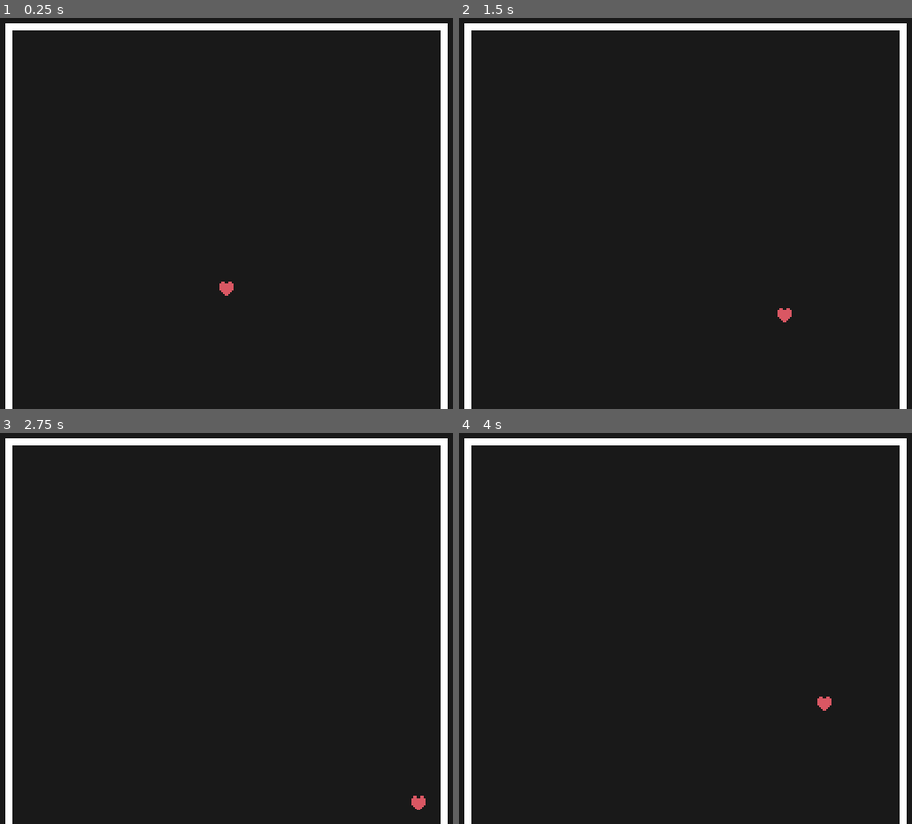
Above: before the commit, frames 1-4 (two rows, left to right).
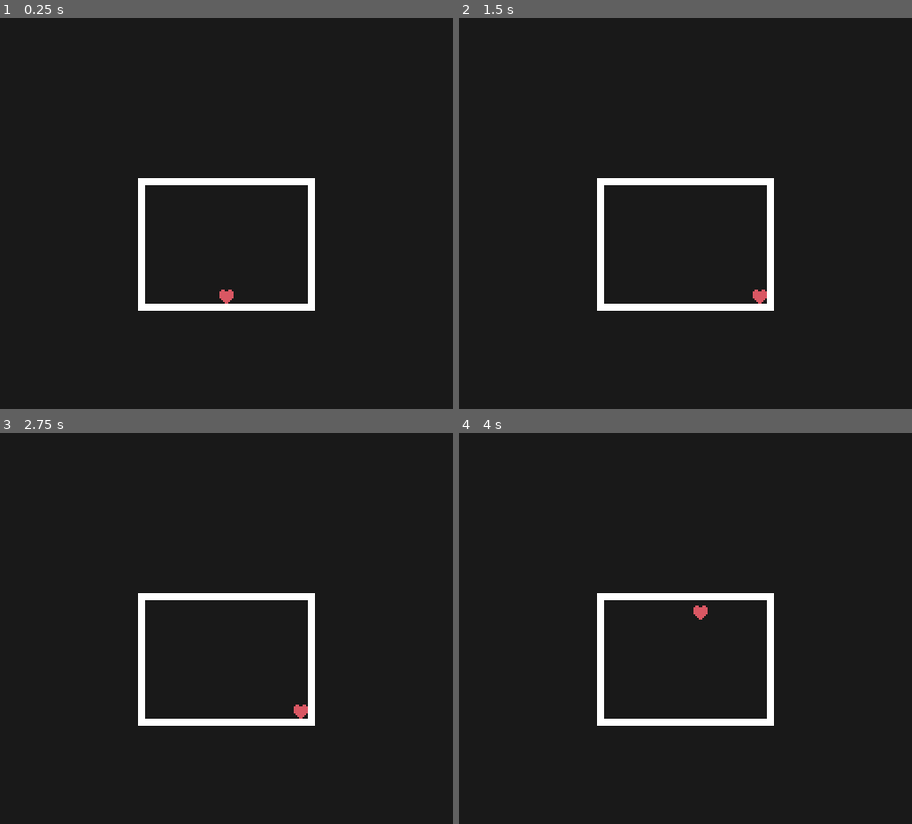
Above: after the commit, the same moments.

Repository: Kukalooka/Godotale
Game: Godot game, scene res://Scenes/fightSystem.tscn
The game is run twice, just before and just after one commit, with the same random seed, the same clock (stepped at 60 frames per second) and the same inputs.
Inputs:
- Up to frame 1 (0.25 s): no input
- Up to frame 2 (1.5 s): tap Enter at 0.5 s; hold Right (ui_right) 0.53-1.28 s; hold Down (ui_down) from 1.28 s (still down)
- Up to frame 3 (2.75 s): release Down (ui_down) at 2.03 s; hold Right (ui_right) from 2.03 s (still down)
- Up to frame 4 (4 s): release Right (ui_right) at 2.78 s; hold Up (ui_up) 2.78-3.53 s; hold Left (ui_left) from 3.53 s (still down)

The runs differ from the first frame. In frame 1, 7.3% of the frame differs, in the area x 1-99%, y 1-100%; in frame 2, 7.3%; in frame 3, 7.3%; in frame 4, 7.3%.

Commit message:
Made it so the box repositions itself based on it's size to a somewhat logical position using quadratic function

Diff:
--- a/Scenes/fightSystem.tscn
+++ b/Scenes/fightSystem.tscn
@@ -21,11 +21,10 @@
 size = Vector2(8, 128)
 
 [node name="Node2D" type="Node2D"]
-position = Vector2(248, 256)
 script = ExtResource("1_8pywo")
 
 [node name="PlayerSoul" type="CharacterBody2D" parent="."]
-position = Vector2(72, 88)
+position = Vector2(320, 360)
 script = ExtResource("2_x7v4w")
 
 [node name="CollisionShape2D" type="CollisionShape2D" parent="PlayerSoul"]
@@ -37,9 +36,11 @@
 scale = Vector2(2, 2)
 texture = ExtResource("3_1ck7a")
 
-[node name="Box" type="StaticBody2D" parent="."]
-position = Vector2(72, 88)
+[node name="Box" type="StaticBody2D" parent="." node_paths=PackedStringArray("player")]
+position = Vector2(320, 360)
 script = ExtResource("4_nnkry")
+defaultPosOffset = 65
+player = NodePath("../PlayerSoul")
 
 [node name="Box_Top" type="CollisionShape2D" parent="Box"]
 position = Vector2(0, -60)
--- a/Scripts/Flow/master.gd
+++ b/Scripts/Flow/master.gd
@@ -3,5 +3,5 @@
 @onready var box : BattleBox = $Box
 
 func _ready():
-	box.resize(500, 600)
+	box.resize(200, 150)
 	pass # Replace with function body.
--- a/Scripts/Functionality/boxFunc.gd
+++ b/Scripts/Functionality/boxFunc.gd
@@ -2,7 +2,12 @@
 
 class_name BattleBox
 
+@export var defaultPosOffset: int
+@export var player: CharacterBody2D
+
 func resize(x, y):
+	var viewportHeight = get_viewport().size.y
+
 	$Box_Top.shape.set_size(Vector2(x, 8))
 	$Box_Bottom.shape.set_size(Vector2(x, 8))
 	$Box_Left.shape.set_size(Vector2(8, y))
@@ -17,6 +22,23 @@
 			($Box_Top.shape.get_size().x / 2 ) + 4, $Box_Left.position.y)
 	$Box_Right.position = Vector2($Box_Top.position.x +
 			($Box_Top.shape.get_size().x / 2 ) - 4, $Box_Right.position.y)
+
+	var sizePercent = float(y)/ float(viewportHeight)
+
+	print(sizePercent)
+
+	var esc = pow((1 - sizePercent), 0.5)
+
+	print(esc)
+
+	if esc > 1:
+		esc = 1
+	elif esc < 0:
+		esc = 0
+
+	self.position = Vector2(self.position.x, viewportHeight / 2 + defaultPosOffset * esc)
+
+	print(esc)
 
 func _draw():
 
@@ -39,9 +61,6 @@
 	# Top and Bottom
 	draw_rect(Rect2(-offset_x, -offset_y, topW, topH), Color.WHITE)
 	draw_rect(Rect2(-offset_x, offset_y - 8, topW, topH), Color.WHITE)
-
-	print(get_node("Box_Left").get_shape().get_rect())
-	print(topW)
 	pass
 
 func _ready():
--- a/project.godot
+++ b/project.godot
@@ -13,12 +13,13 @@
 config/name="UTFD"
 run/main_scene="res://Scenes/fightSystem.tscn"
 config/features=PackedStringArray("4.4", "Mobile")
-config/icon="res://Assets/Visual/icon.svg"
+config/icon="res://icon.svg"
 
 [display]
 
 window/size/viewport_width=640
 window/size/viewport_height=480
+window/stretch/mode="canvas_items"
 
 [rendering]
 
Renamed: Assets/Visual/icon.svg -> icon.svg
Not shown, changed: icon.svg.import
